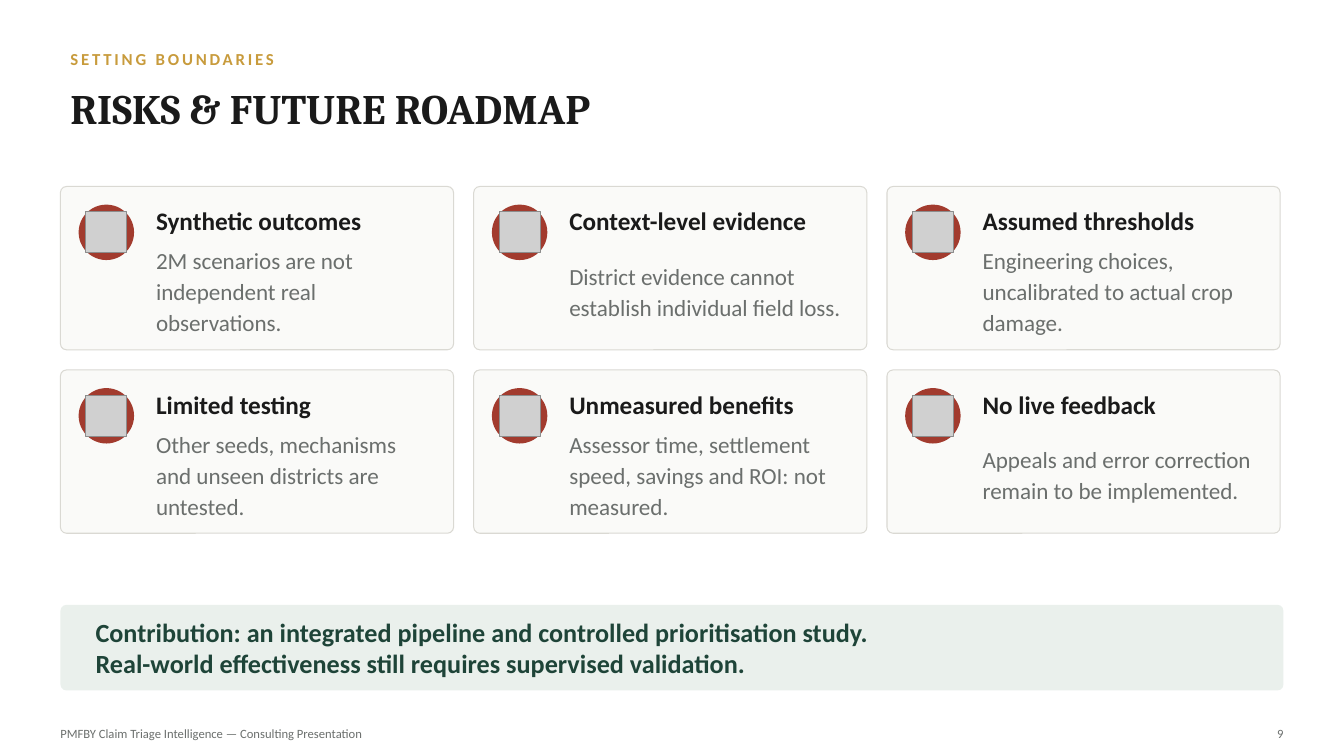
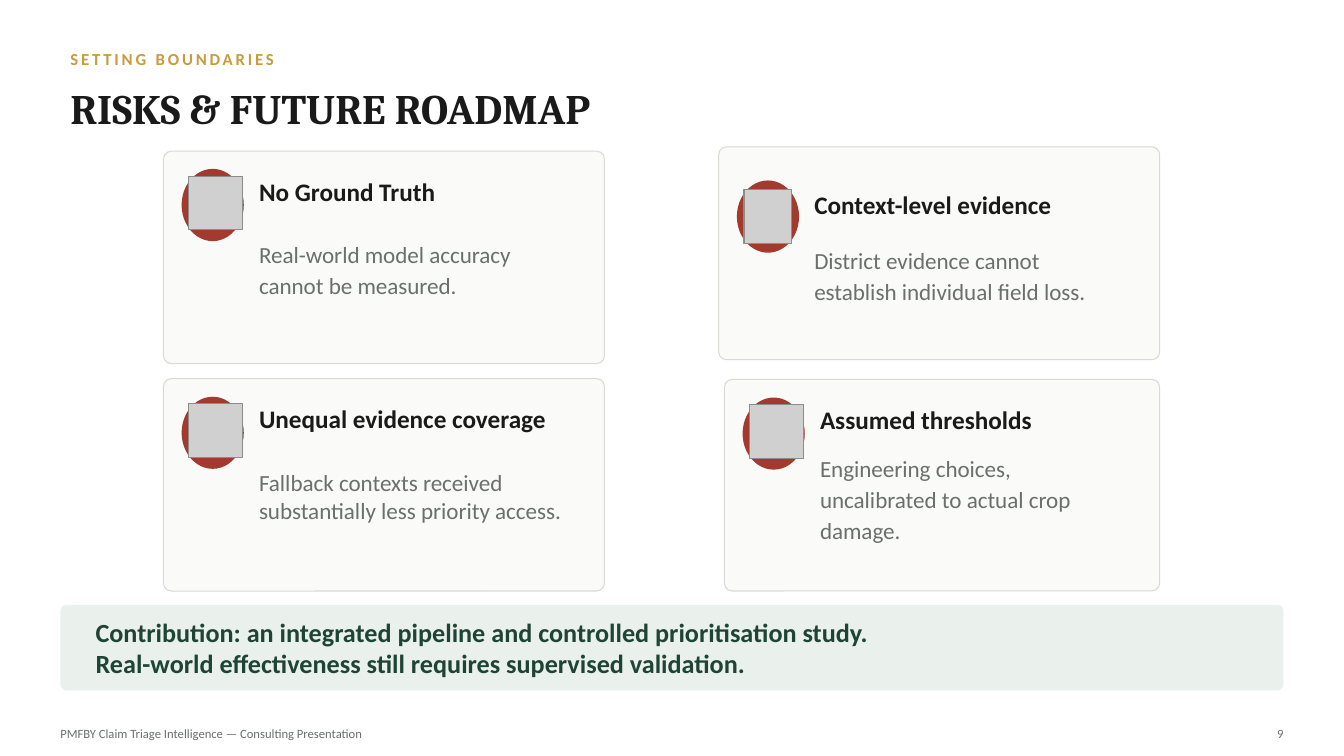
Before and after one commit to Navneet19-boop/PMFBY_BDA, a slide deck: slide 9 of presentations/C2_BDA_PPT.pptx. Drawn at 1344x756 pixels with LibreOffice and Linux fonts; fonts in the diff are those of the drawing; grey boxes stand for pictures. Boxes give left, top, right and bottom in pixels: in the first picture for what was removed or moved away, otherwise in the second. Text is boxed around its words. In the diff, an @@ line names an element or a change of style, - is before the commit and + after.

```diff
--- a/presentations/C2_BDA_PPT.pptx
+++ b/presentations/C2_BDA_PPT.pptx
@@ rounded rectangle: place and size @@
-rounded rectangle at <box>474,187,867,350</box>
+rounded rectangle at <box>719,147,1160,360</box>
@@ rounded rectangle: place and size @@
-rounded rectangle at <box>60,187,454,350</box>
+rounded rectangle at <box>163,151,605,364</box>
@@ ellipse: place and size @@
-ellipse at <box>79,205,134,260</box>
+ellipse at <box>181,169,244,242</box>
@@ picture: place and size @@
-picture at <box>86,212,127,253</box>
+picture at <box>189,176,242,230</box>
@@ text "Context-level evidence": place and size @@
-text "Context-level evidence" at <box>569,212,807,230</box>
+text "Context-level evidence" at <box>814,196,1051,214</box>
@@ text at <box>259,183,435,201</box>: text changed @@
-Synthetic outcomes
+No Ground Truth
@@ ellipse: place and size @@
-ellipse at <box>492,205,547,260</box>
+ellipse at <box>737,180,800,253</box>
@@ picture: place and size @@
-picture at <box>499,212,540,253</box>
+picture at <box>744,190,791,243</box>
@@ text "District evidence cannot establish individual ...": place and size @@
-text "District evidence cannot establish individual ..." at <box>569,269,840,316</box>
+text "District evidence cannot establish individual ..." at <box>814,253,1085,300</box>
@@ text at <box>259,247,510,294</box>: text changed @@
-2M scenarios are not independent real observations.
+Real-world model accuracy cannot be measured.
@@ rounded rectangle: place and size @@
-rounded rectangle at <box>60,370,454,533</box>
+rounded rectangle at <box>163,379,605,592</box>
@@ rounded rectangle removed at <box>474,370,867,533</box> @@
@@ ellipse removed at <box>492,388,547,444</box> @@
@@ rounded rectangle: place and size @@
-rounded rectangle at <box>887,187,1280,350</box>
+rounded rectangle at <box>725,379,1160,591</box>
@@ rounded rectangle removed at <box>887,370,1280,533</box> @@
@@ ellipse removed at <box>905,388,961,444</box> @@
@@ ellipse: place and size @@
-ellipse at <box>79,388,134,444</box>
+ellipse at <box>181,397,244,470</box>
@@ picture: place and size @@
-picture at <box>86,395,127,437</box>
+picture at <box>189,404,242,458</box>
@@ text at <box>259,410,545,433</box>: text changed @@
-Limited testing
+Unequal evidence coverage
@@ picture removed at <box>499,395,540,437</box> @@
@@ text removed at <box>569,396,794,414</box> @@
-Unmeasured benefits
@@ ellipse: place and size @@
-ellipse at <box>905,205,961,260</box>
+ellipse at <box>743,397,806,470</box>
@@ picture: place and size @@
-picture at <box>912,212,954,253</box>
+picture at <box>750,405,804,459</box>
@@ text "Assumed thresholds": place and size @@
-text "Assumed thresholds" at <box>983,212,1194,230</box>
+text "Assumed thresholds" at <box>820,411,1031,429</box>
@@ picture removed at <box>912,395,954,437</box> @@
@@ text removed at <box>983,396,1156,414</box> @@
-No live feedback
@@ text removed at <box>569,437,826,515</box> @@
-Assessor time, settlement speed, savings and ROI: not measured.
@@ text "Engineering choices, uncalibrated to actual ...": place and size @@
-text "Engineering choices, uncalibrated to actual ..." at <box>983,253,1233,335</box>
+text "Engineering choices, uncalibrated to actual ..." at <box>820,461,1071,543</box>
@@ text at <box>259,475,561,523</box>: text changed @@
-Other seeds, mechanisms and unseen districts are untested.
+Fallback contexts received substantially less priority access.
@@ text removed at <box>983,452,1251,503</box> @@
-Appeals and error correction remain to be implemented.
```
Also in this commit, not shown: 4 other slides changed.
